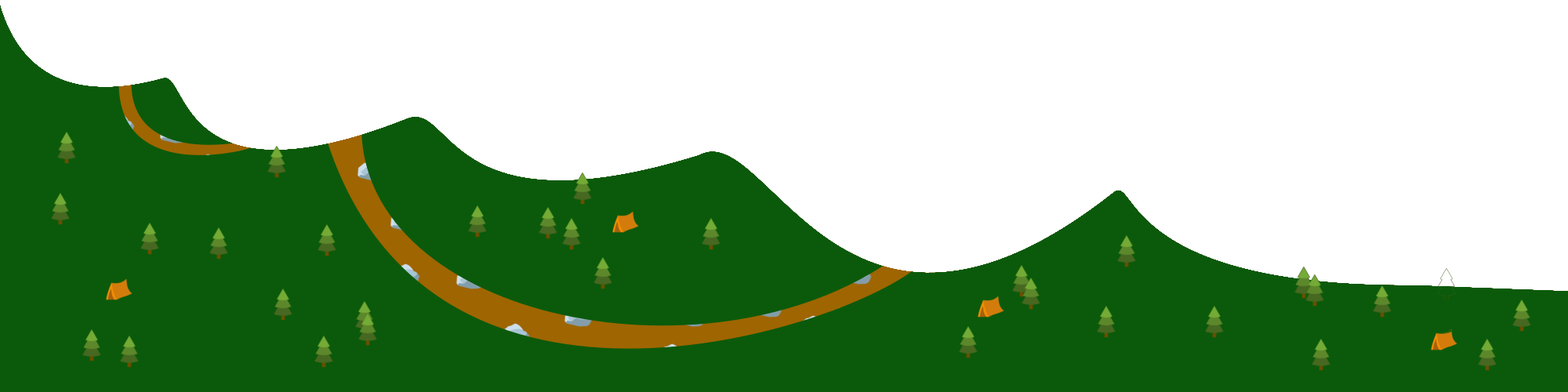
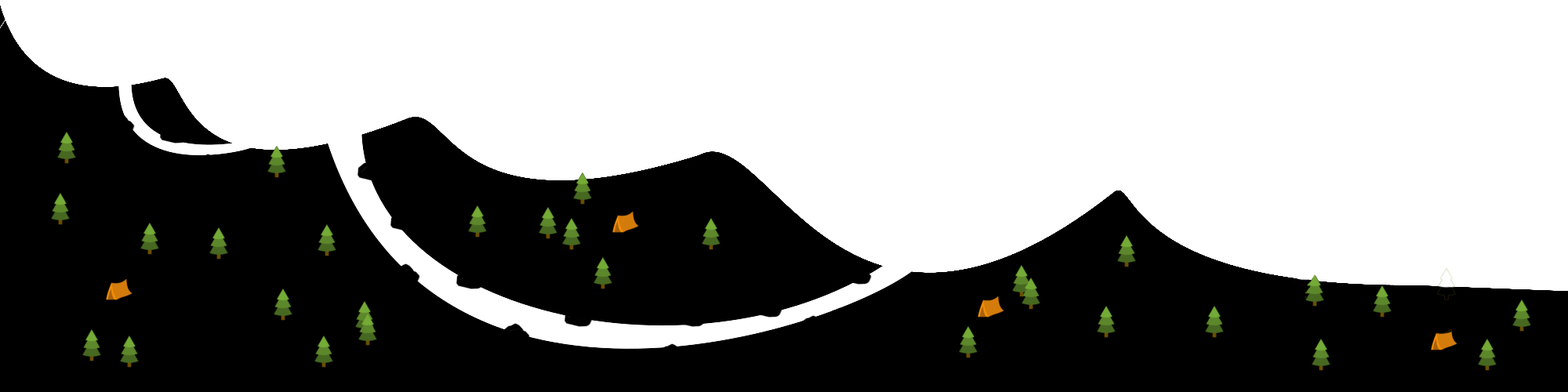
Two versions of the same layered image (1568 × 392). Layer-by-layer changes:
painted on "tree.png" over [1293, 266, 1311, 299]
hid "Layer #1" over [0, 5, 1568, 392]
hid "rock.png" over [105, 112, 872, 365]
hid "Layer #2" over [90, 77, 1568, 383]
painted on "Layer" over [1296, 266, 1456, 288]
